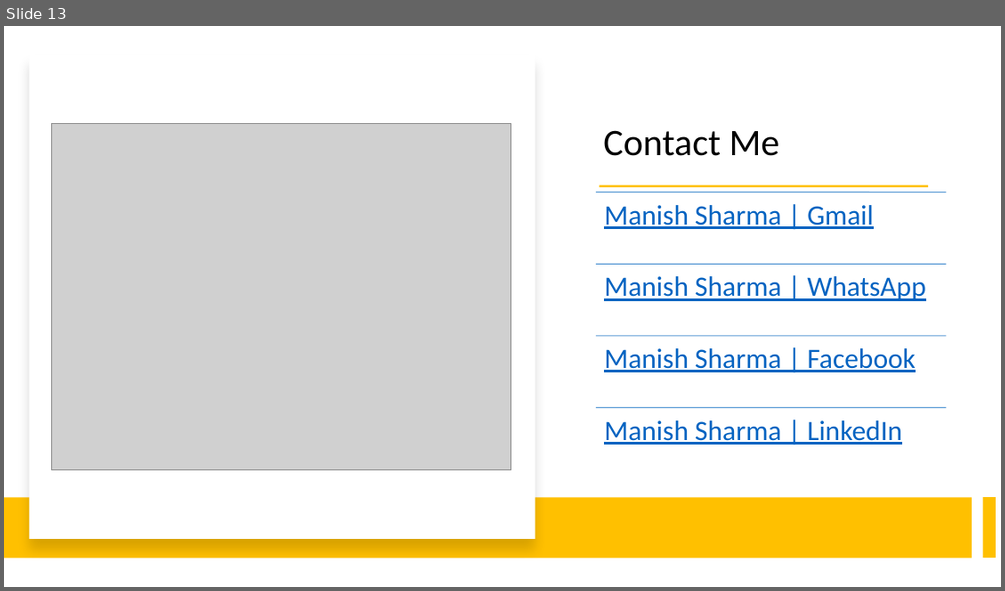
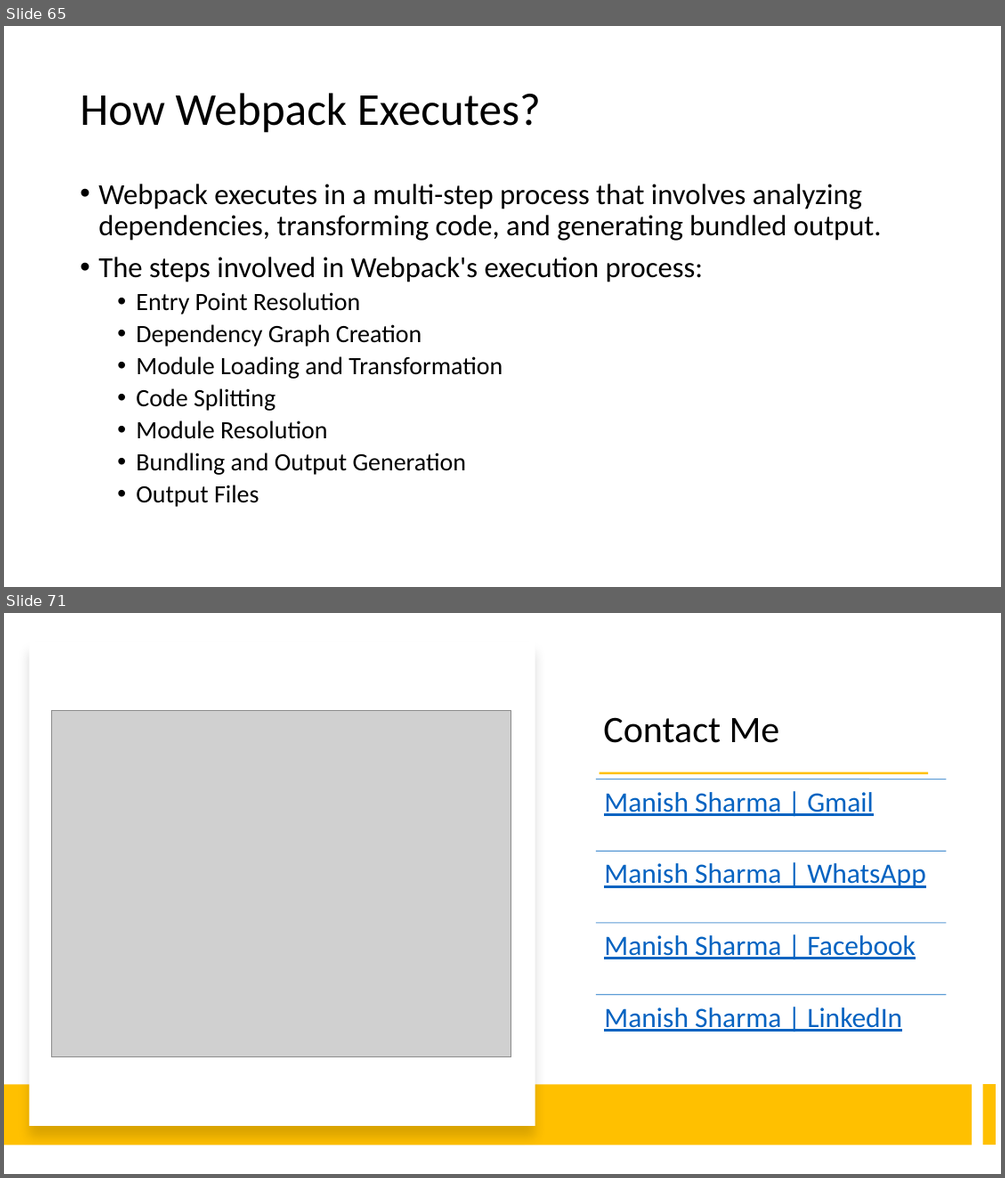
Before and after one commit to explore-with-manish/BFL_Byte_Jul23, a slide deck: Ng-Byte.pptx. Shown one above the other, each under a label of ours: slide 13 before the commit, slides 65 and 71 after it; the slides between them are not shown. The pictures are 1005x591 and 1005x1178 pixels, drawn with LibreOffice and Linux fonts; fonts in the diff are those of the drawing; grey boxes stand for pictures. Boxes give left, top, right and bottom in pixels: in the first picture for what was removed or moved away, otherwise in the second. Text is boxed around its words. In the diff, an @@ line names an element or a change of style, - is before the commit and + after.

```diff
--- a/Ng-Byte.pptx
+++ b/Ng-Byte.pptx
@@ slide 65 added at (4, 26, 1001, 587), background #FFFFFF @@
@@ title added at (80, 93, 541, 133), 44 pt, text #000000 @@
+How Webpack Executes?
@@ text added at (98, 184, 882, 507), 28 pt, text #000000 @@
+• Webpack executes in a multi-step process that involves analyzing dependencies, transforming code, and generating bundled output.
+• The steps involved in Webpack's execution process:
+  • Entry Point Resolution
+  • Dependency Graph Creation
+  • Module Loading and Transformation
+  • Code Splitting
+  • Module Resolution
+  • Bundling and Output Generation
+  • Output Files
@@ what was slide 13 is now slide 71 @@
```
Also in this commit, not shown: 57 other slides added.
